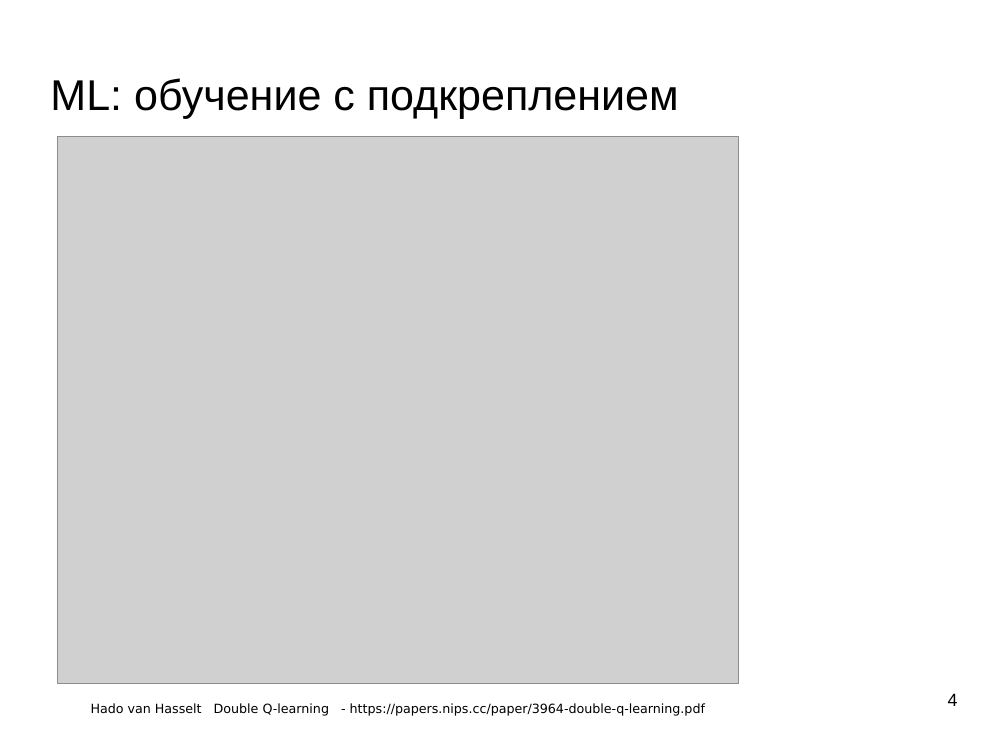
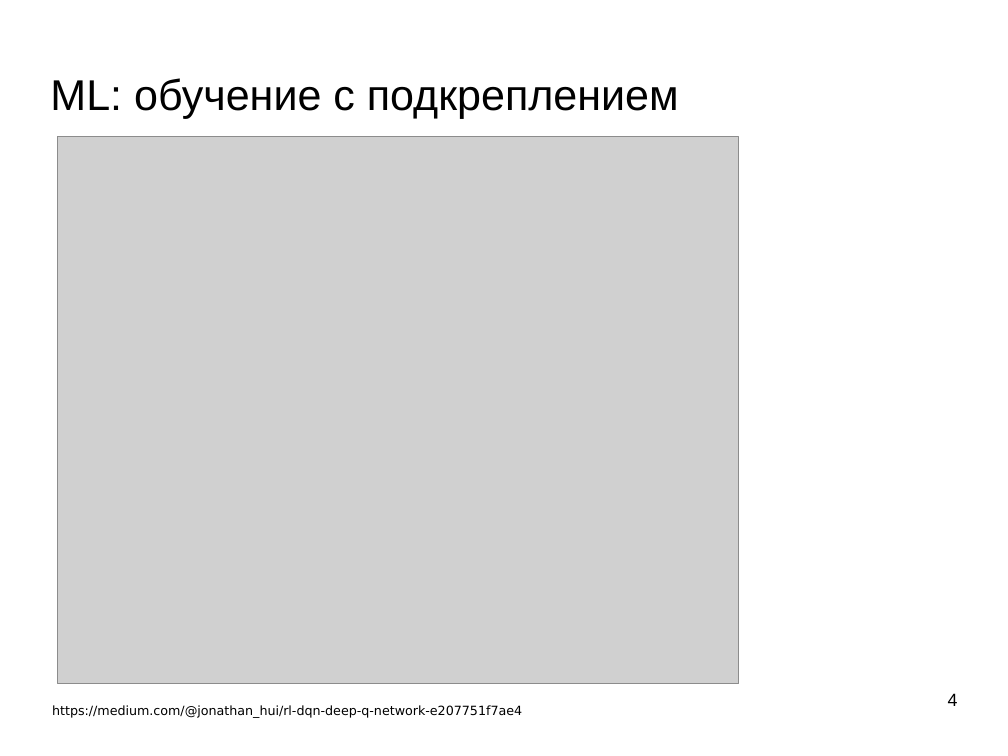
Before and after one commit to mechanoid5/ml_lectorium_legacy, a slide deck: slide 4 of 24-rl-dqn.odp. Drawn at 1008x756 pixels with LibreOffice and Linux fonts; fonts in the diff are those of the drawing; grey boxes stand for pictures; background and template pictures are left out. Boxes give left, top, right and bottom in pixels: in the first picture for what was removed or moved away, otherwise in the second. Text is boxed around its words. In the diff, an @@ line names an element or a change of style, - is before the commit and + after.

```diff
--- a/24-rl-dqn.odp
+++ b/24-rl-dqn.odp
@@ text added at (52, 705, 522, 718), 10 pt, text #000000 @@
+https://medium.com/@jonathan_hui/rl-dqn-deep-q-network-e207751f7ae4
@@ text removed at (91, 703, 705, 716) @@
-Hado van Hasselt Double Q-learning - https://papers.nips.cc/paper/3964-double-q-learning.pdf
```
Also in this commit, not shown: 2 other slides changed, 1 slide added, 1 slide removed, 1 other file.
